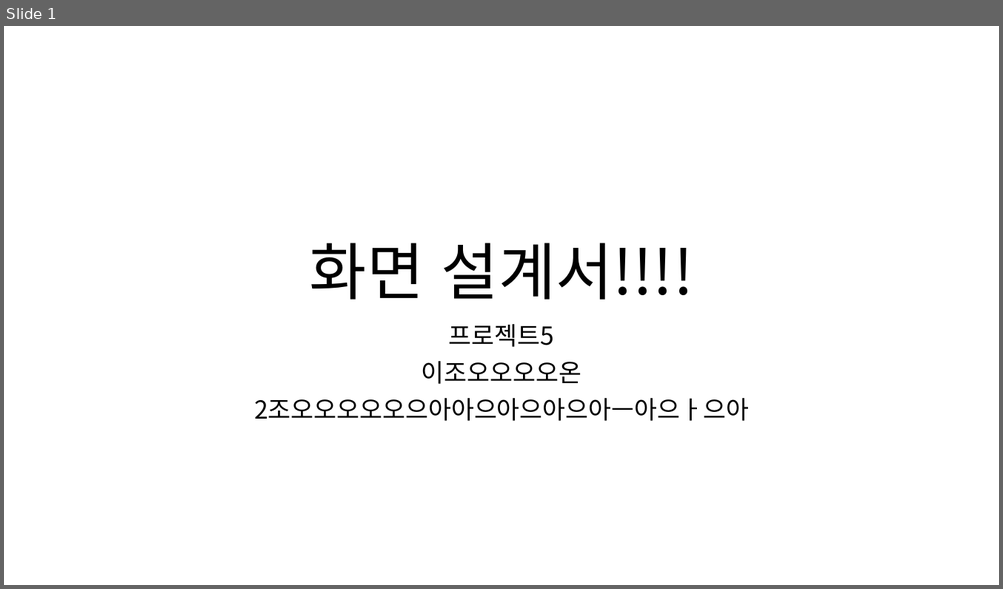
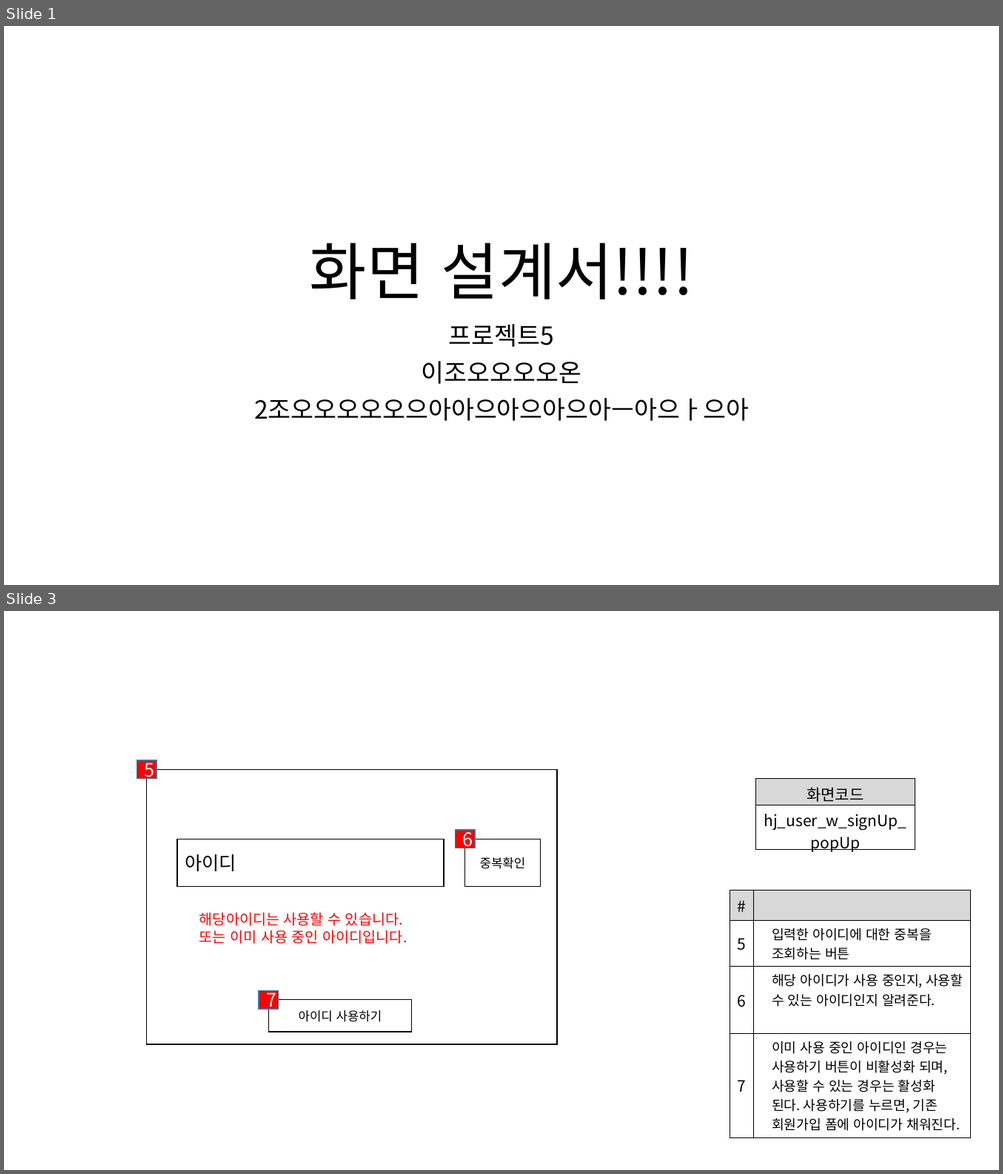
Before and after one commit to ezenteam2/e-Zone, a slide deck: 0 발표용 파워포인트/0417 3차발표/0417 project05 - 파워포인트 - 형준.pptx. Shown one above the other, each under a label of ours: slide 1 before the commit, slides 1 and 3 after it; the slides between them are not shown. The pictures are 1003x589 and 1003x1174 pixels, drawn with LibreOffice and Linux fonts; fonts in the diff are those of the drawing. Boxes give left, top, right and bottom in pixels: in the first picture for what was removed or moved away, otherwise in the second. Text is boxed around its words. In the diff, an @@ line names an element or a change of style, - is before the commit and + after.

```diff
--- a/0 발표용 파워포인트/0417 3차발표/0417 project05 - 파워포인트 - 형준.pptx
+++ b/0 발표용 파워포인트/0417 3차발표/0417 project05 - 파워포인트 - 형준.pptx
@@ slide 3 added at (4, 611, 999, 1170), background #FFFFFF @@
@@ rectangle added at (136, 760, 156, 779), fill #FF0000, outline #43739E 1 pt, 18 pt, text #FFFFFF @@
+5
@@ rectangle added at (147, 770, 557, 1045), outline #000000 1 pt @@
@@ table added at (756, 779, 915, 855), 2 rows, 1 columns @@
+화면코드
+hj_user_w_signUp_popUp
@@ rectangle added at (455, 830, 474, 849), fill #FF0000, outline #43739E 1 pt, 18 pt, text #FFFFFF @@
+6
@@ rectangle added at (177, 840, 444, 887), outline #000000 1 pt, 18 pt, text #000000 @@
+아이디
@@ rectangle added at (465, 840, 540, 887), outline #000000 1 pt, 12 pt, text #000000 @@
+중복확인
@@ table added at (730, 891, 971, 1134), 4 rows, 2 columns @@
+# | 
+5 | 입력한 아이디에 대한 중복을 조회하는 버튼
+6 | 해당 아이디가 사용 중인지, 사용할 수 있는 아이디인지 알려준다.
+7 | 이미 사용 중인 아이디인 경우는 사용하기 버튼이 비활성화 되며, 사용할 수 있는 경우는 활성화 된다. 사용하기를 누르면, 기존 회원가입 폼에 아이디가 채워진다.
@@ text added at (199, 912, 407, 944), 14 pt, text #FF0000 @@
+해당아이디는 사용할 수 있습니다.
+또는 이미 사용 중인 아이디입니다.
@@ rectangle added at (259, 991, 278, 1009), fill #FF0000, outline #43739E 1 pt, 18 pt, text #FFFFFF @@
+7
@@ rectangle added at (269, 1000, 412, 1033), outline #000000 1 pt, 12 pt, text #000000 @@
+아이디 사용하기
```
Also in this commit, not shown: 13 other slides added, 1 other file.
